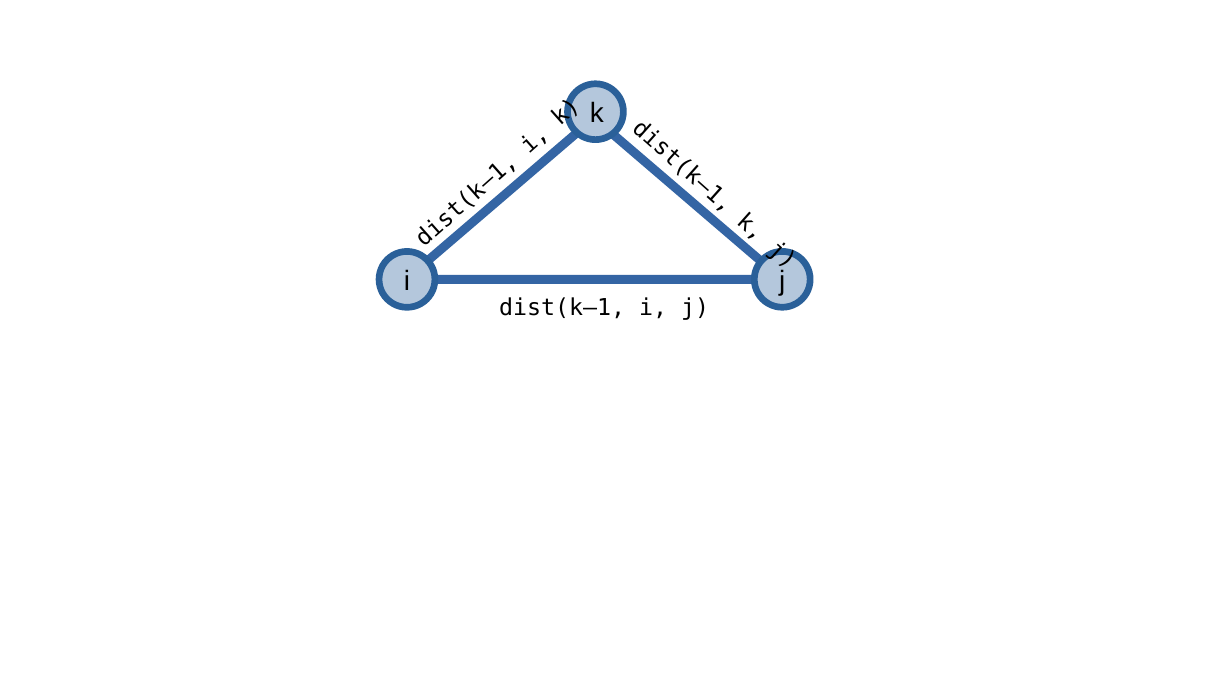
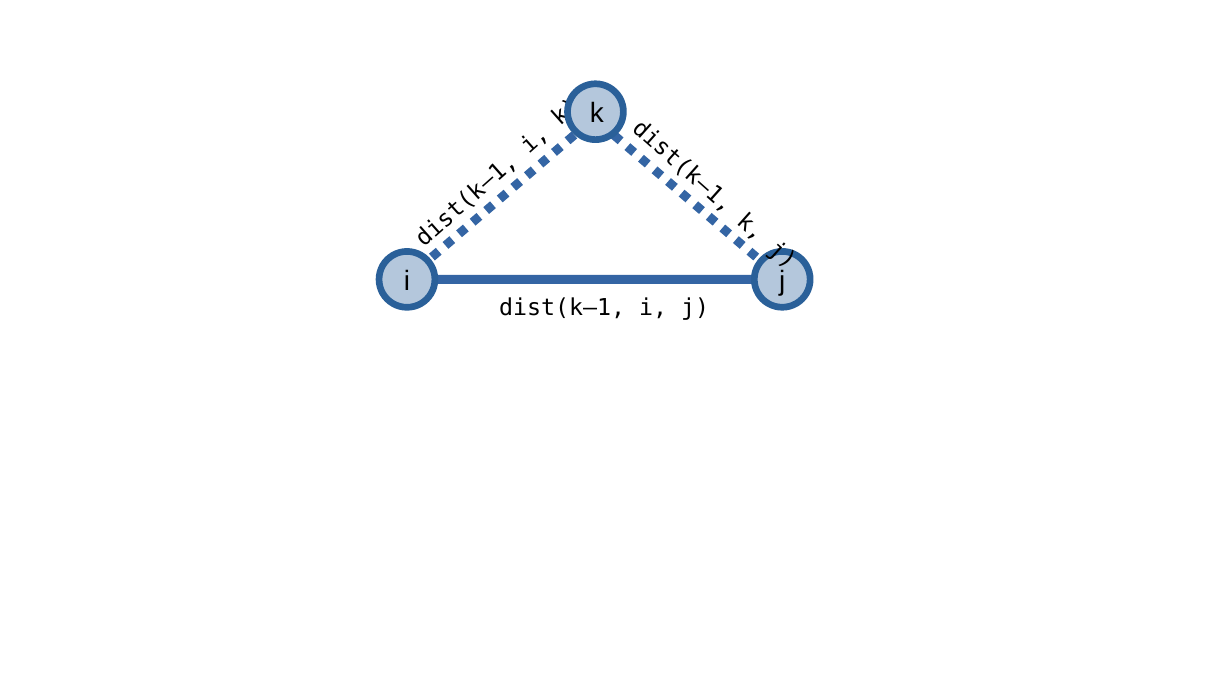
Before and after one commit to SmolLemon/SmolBook, a slide deck: slide 3 of visuals/Slides/floyd-warshall.odp. Drawn at 1232x693 pixels with LibreOffice and Linux fonts; fonts in the diff are those of the drawing. Boxes give left, top, right and bottom in pixels: in the first picture for what was removed or moved away, otherwise in the second. Text is boxed around its words. In the diff, an @@ line names an element or a change of style, - is before the commit and + after.

```diff
--- a/visuals/Slides/floyd-warshall.odp
+++ b/visuals/Slides/floyd-warshall.odp
@@ line (601, 112) - (406, 279): stroke #3465A4 5.75 pt to #3465A4 5.75 pt dashed @@
@@ line (587, 112) - (783, 279): stroke #3465A4 5.75 pt to #3465A4 5.75 pt dashed @@
```
Also in this commit, not shown: 7 other files.
